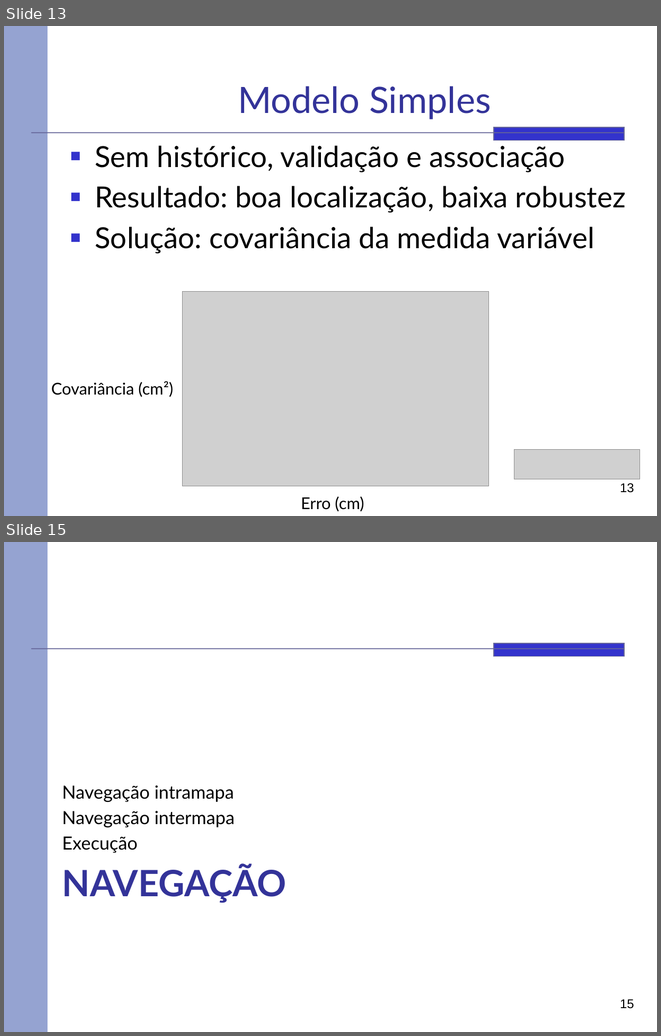
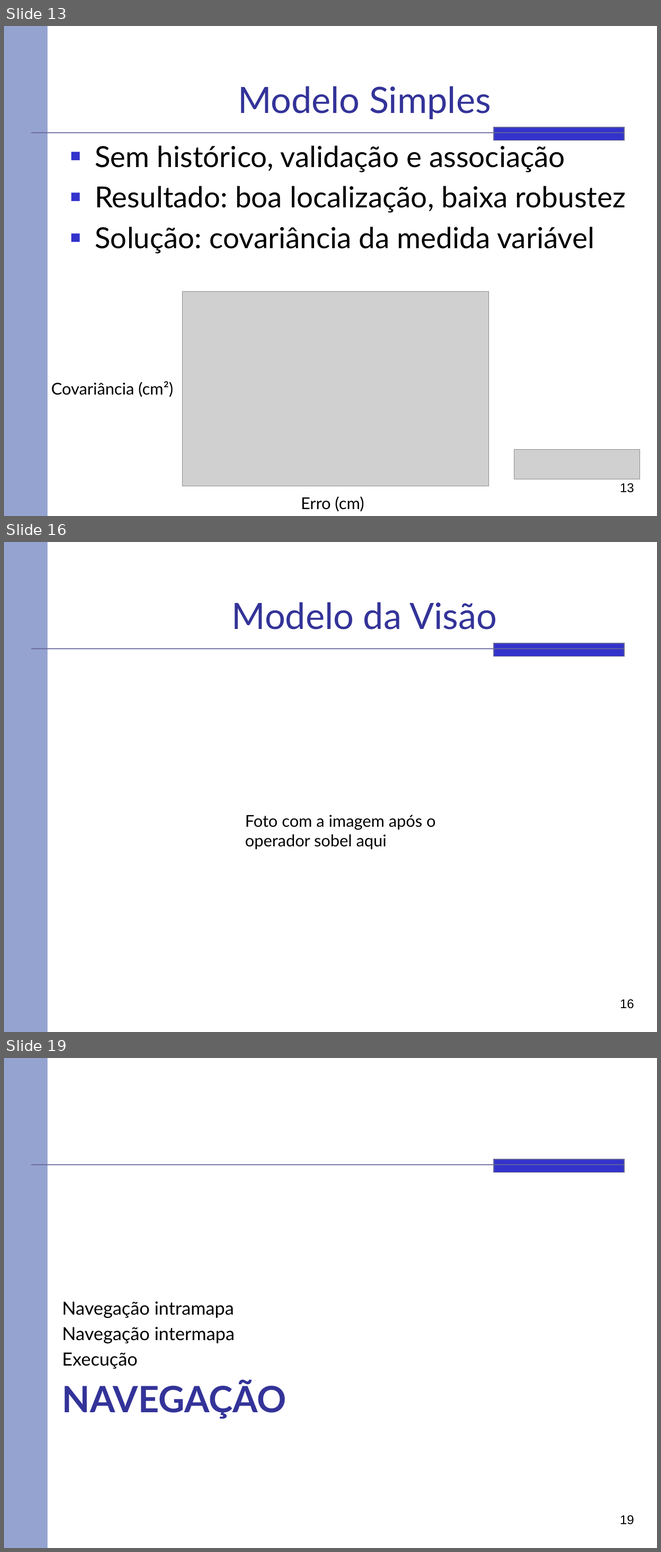
Before and after one commit to rafaelhdr/tccsauron, a slide deck: docs/ModSilva.pptx. Shown one above the other, each under a label of ours: slides 13 and 15 before the commit, slides 13, 16 and 19 after it; the slides between them are not shown. The pictures are 661x1036 and 661x1552 pixels, drawn with LibreOffice and Linux fonts; fonts in the diff are those of the drawing; grey boxes stand for pictures. Boxes give left, top, right and bottom in pixels: in the first picture for what was removed or moved away, otherwise in the second. Text is boxed around its words. In the diff, an @@ line names an element or a change of style, - is before the commit and + after.

```diff
--- a/docs/ModSilva.pptx
+++ b/docs/ModSilva.pptx
@@ slide 16 added at (4,542,657,1032), background #FFFFFF; not listed: 3 template elements that a slide beside it also shows @@
@@ title added at (232,602,497,629), 40 pt, text #333399 @@
+Modelo da Visão
@@ text added at (245,814,435,849), 18 pt, text #000000 @@
+Foto com a imagem após o operador sobel aqui
@@ page number added at (620,999,634,1008), 14 pt, text #000000 @@
+16
@@ what was slide 15 is now slide 19 @@
@@ page number at (620,1515,634,1524): text changed @@
-15
+19
```
Also in this commit, not shown: 1 slide changed, 3 other slides added.
